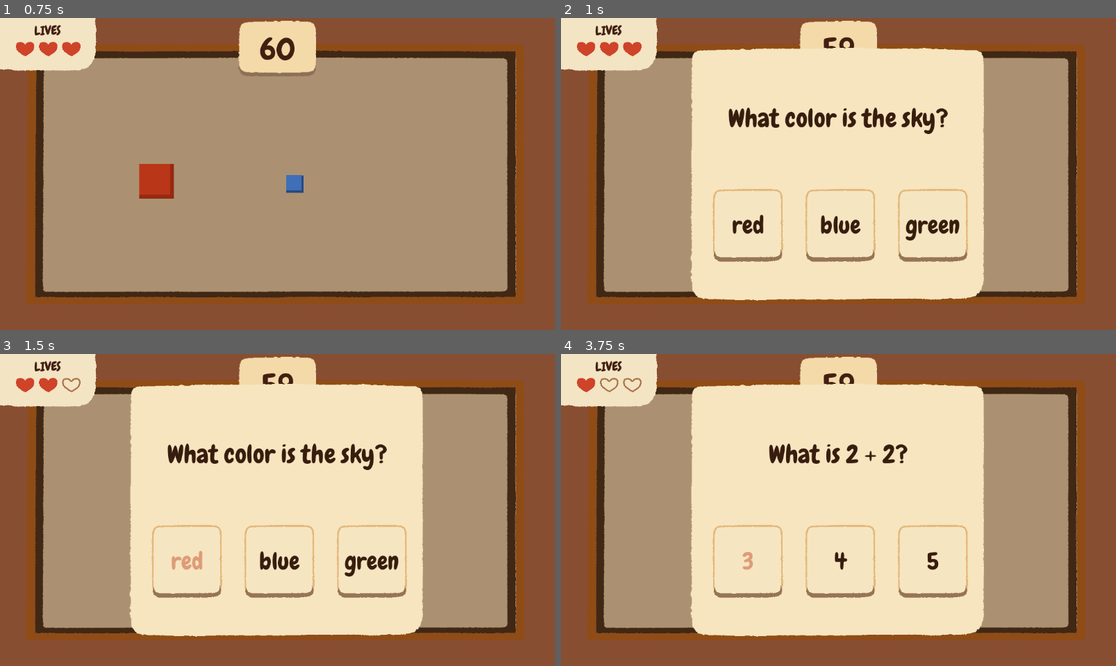
Above: before the commit, frames 1-4 (two rows, left to right).
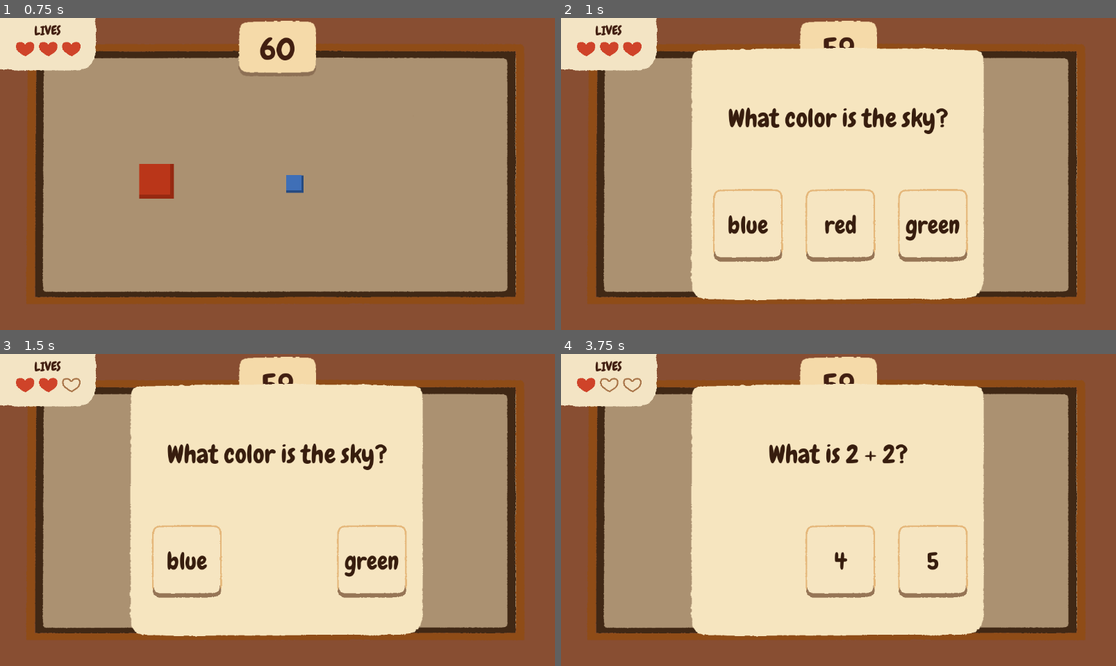
Above: after the commit, the same moments.

Repository: etper/question-mark-game
Game: Godot game, scene res://main.tscn
Two runs of this game, one before a commit and one after it. Both use one fixed random seed, a clock stepped at 60 frames per second and the inputs below.
Inputs:
- Up to frame 1 (0.75 s): hold D (right) from 0.53 s (still down)
- Up to frame 2 (1 s): keep holding D (right)
- Up to frame 3 (1.5 s): release D (right) at 1.25 s; click "red" at 1.25 s
- Up to frame 4 (3.75 s): click "blue" at 2 s; hold S (down) 2.78-3.5 s; click "3" at 3.5 s

Frame 1 is identical in both runs. In frame 2, 0.5% of the frame differs, in the area x 30-55%, y 63-70%; in frame 3, 0.9%, in the area x 30-57%, y 54-79%; in frame 4, 0.4%.

Commit message:
random answer order

Diff:
--- a/main.gd
+++ b/main.gd
@@ -45,7 +45,7 @@
 
 	get_tree().paused = true
 
-func check_answer(answer):
+func check_answer(answer, button):
 	if answer.to_lower() == current_answer:
 		print("Correct!")
 
@@ -56,14 +56,12 @@
 		$Timer.start()
 
 	else:
+		button.visible = false
+
 		lives -= 1
-
 		update_hearts()
 
-		print("Wrong! Lives left: ", lives)
-
 		if lives <= 0:
-			print("Game Over")
 			get_tree().change_scene_to_file("res://GameOver.tscn")
 
 func _process(delta):
--- a/question_panel.gd
+++ b/question_panel.gd
@@ -3,19 +3,24 @@
 signal answer_selected(answer)
 
 func setup(question_data):
+	$AnswerButton1.visible = true
+	$AnswerButton2.visible = true
+	$AnswerButton3.visible = true
+
 	$QuestionLabel.text = question_data["question"]
 
-	var choices = question_data["choices"]
+	var choices = question_data["choices"].duplicate()
+	choices.shuffle()
 
 	$AnswerButton1.text = choices[0]
 	$AnswerButton2.text = choices[1]
 	$AnswerButton3.text = choices[2]
 
 func _on_answer_button_1_pressed():
-	answer_selected.emit($AnswerButton1.text)
+	answer_selected.emit($AnswerButton1.text, $AnswerButton1)
 
 func _on_answer_button_2_pressed():
-	answer_selected.emit($AnswerButton2.text)
+	answer_selected.emit($AnswerButton2.text, $AnswerButton2)
 
 func _on_answer_button_3_pressed():
-	answer_selected.emit($AnswerButton3.text)
+	answer_selected.emit($AnswerButton3.text, $AnswerButton3)
